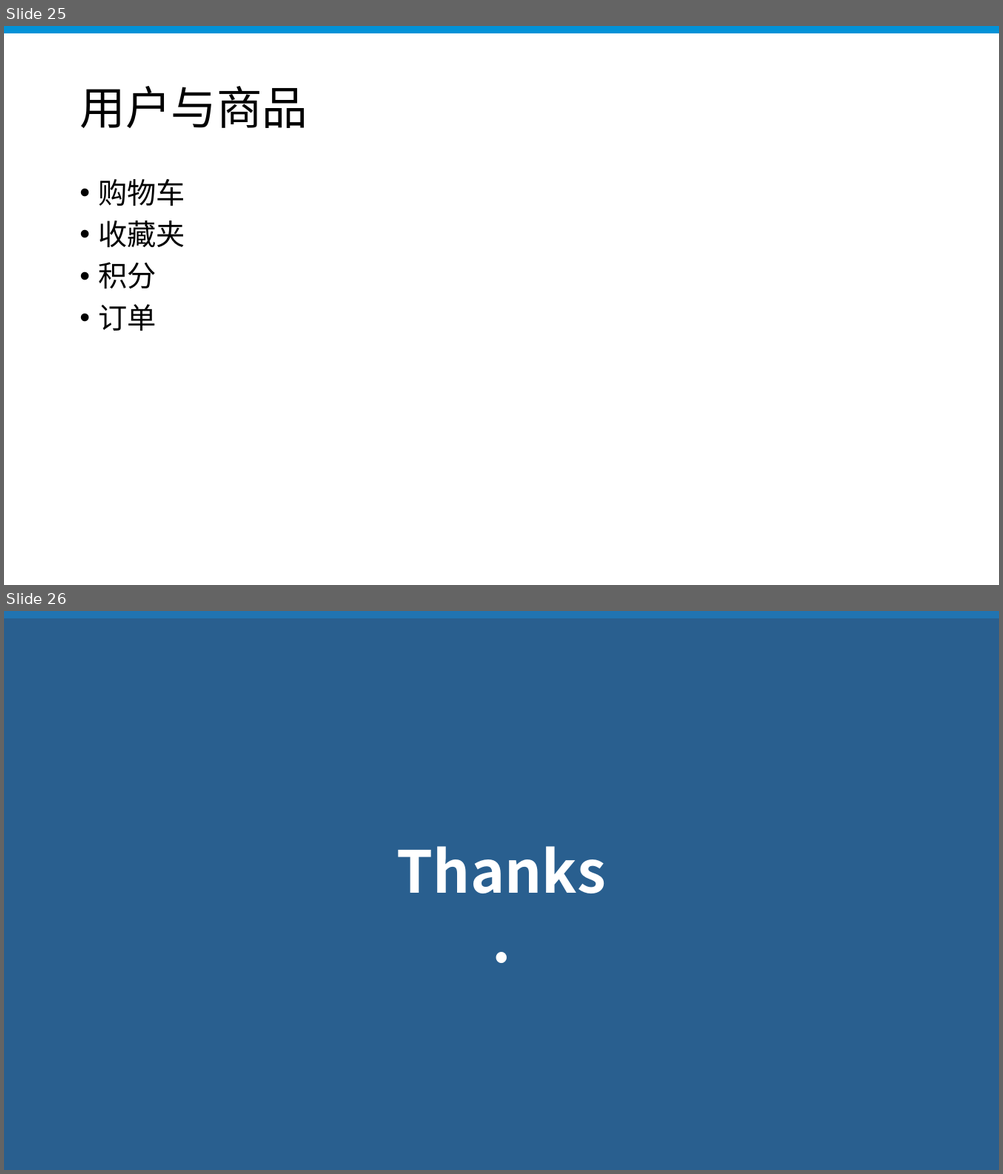
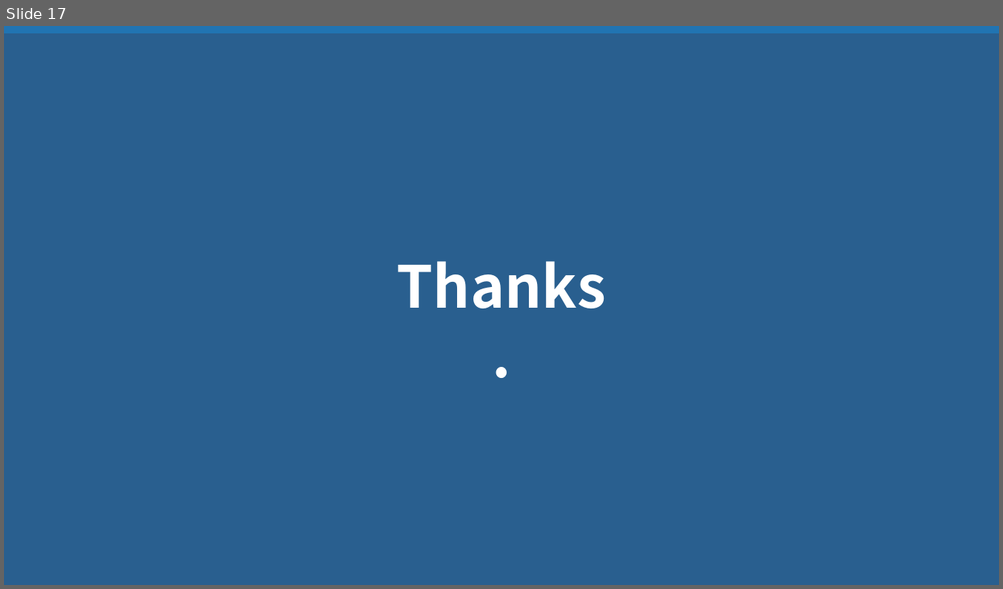
Before and after one commit to xklnew/Go-000, a slide deck: Week01/分销平台商品系统简介.pptx. Shown one above the other, each under a label of ours: slides 25 and 26 before the commit, slide 17 after it. The pictures are 1003x1174 and 1003x589 pixels, drawn with LibreOffice and Linux fonts; fonts in the diff are those of the drawing; background and template pictures are left out; a plain dark background stands for a picture behind light text. Boxes give left, top, right and bottom in pixels: in the first picture for what was removed or moved away, otherwise in the second. Text is boxed around its words. In the diff, an @@ line names an element or a change of style, - is before the commit and + after.

```diff
--- a/Week01/分销平台商品系统简介.pptx
+++ b/Week01/分销平台商品系统简介.pptx
@@ slide 25 removed at <box>4,26,999,585</box>, background #FFFFFF; not listed: 1 template element that a slide beside it also shows @@
@@ title removed at <box>79,86,307,128</box> @@
-用户与商品
@@ text removed at <box>99,179,185,331</box> @@
-• 购物车
-• 收藏夹
-• 积分
-• 订单
@@ what was slide 26 is now slide 17 @@
```
Also in this commit, not shown: 8 slides changed, 4 slides added, 12 other slides removed, 1 other file.
